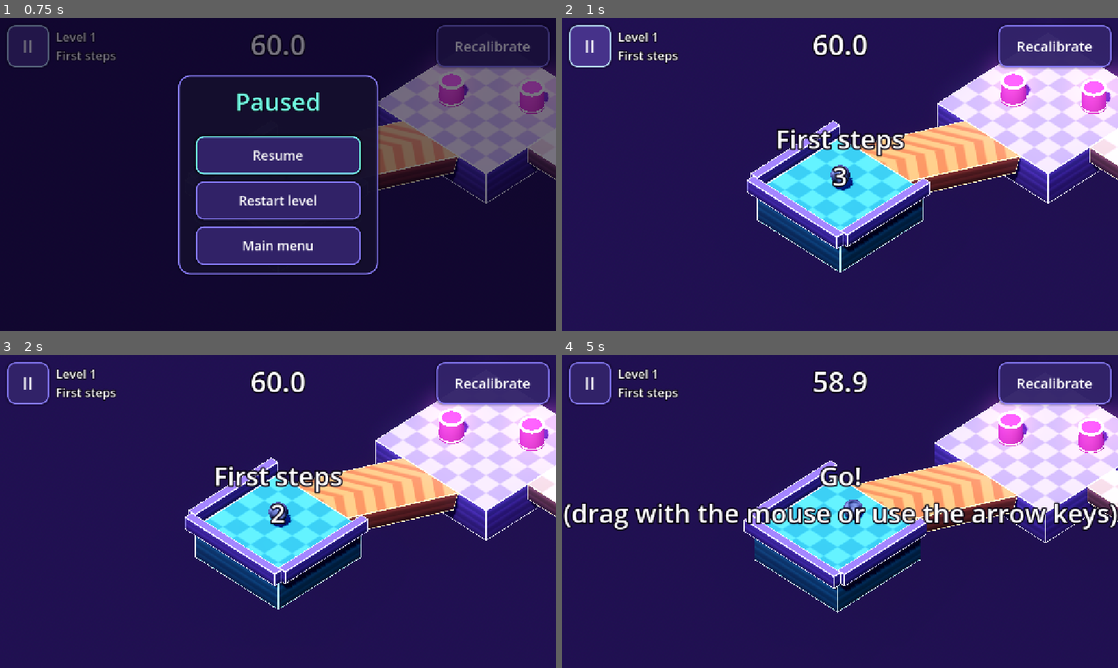
Above: before the commit, frames 1-4 (two rows, left to right).
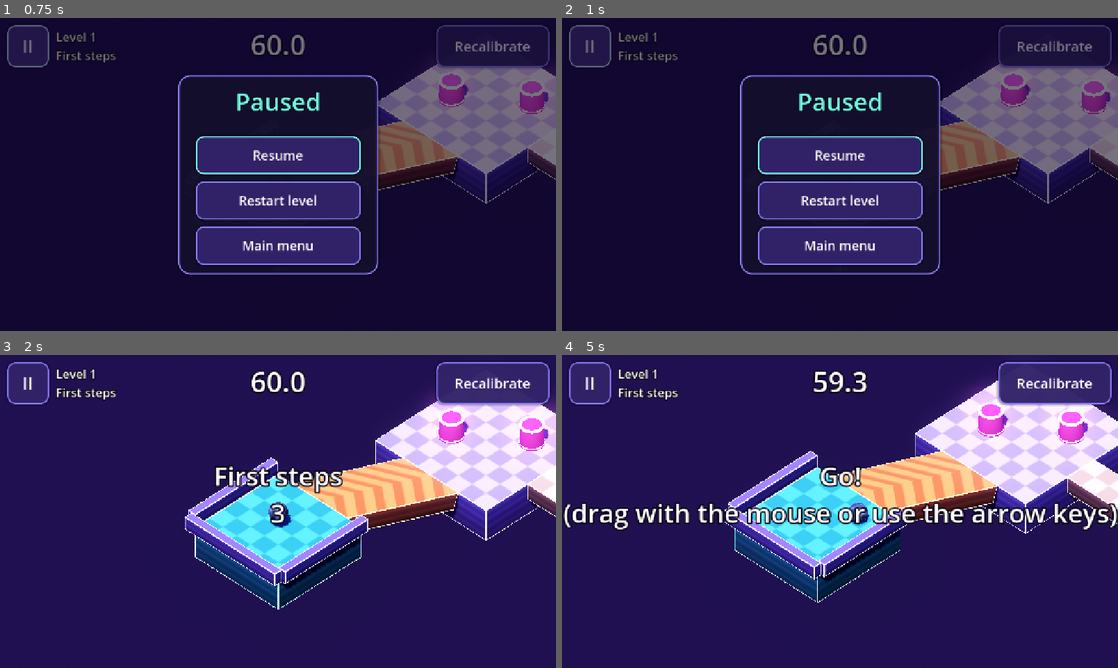
Above: after the commit, the same moments.

Repository: HernanDiaz/carreras-de-canicas
Game: Godot game, scene res://tools/smoke_test.tscn
Same seed, same stepped clock (60 frames per second), same inputs: the game is played once before the commit and once after it. This scene is started directly instead of the project's main scene.
Inputs (mouse positions are in pixels of both pictures, inside the frame that each line leads up to):
- Up to frame 1 (0.75 s): click "II" at 0.5 s
- Up to frame 2 (1 s): no input
- Up to frame 3 (2 s): click (278, 492) at 1.25 s, where only the run after the commit has a clickable "Resume"
- Up to frame 4 (5 s): click "Recalibrate" at 2 s; tap Enter at 2.75 s; move the mouse to (962, 495) at 2.77 s; hold Right (ui_right) 2.78-3.5 s; click (962, 495) at 2.92 s; tap Space at 3.5 s; drag from (728, 527) to (812, 574) at 3.52 s; move the mouse to (895, 442) at 4.27 s; hold Right (ui_right) from 4.28 s (still down)

Frame 1 is identical in both runs. In frame 2, 97% of the frame differs, in the area x 0-100%, y 0-100%; in frame 3, 0.1%; in frame 4, 19%.

Commit message:
La música baja en la pausa y vuelve al reanudar
Co-Authored-By: Claude Opus 5.5 <noreply@anthropic.com>

Diff:
--- a/scripts/audio.gd
+++ b/scripts/audio.gd
@@ -28,12 +28,15 @@
 ## Volumen de la música (más baja que los efectos para que no canse).
 const MUSIC_DB := -9.0
 const VOICES := 10
+## Cuánto baja la música con el juego en pausa.
+const DUCK_DB := -10.0
 
 var _voices: Array[AudioStreamPlayer] = []
 var _next_voice := 0
 var _music: AudioStreamPlayer
 var _music_name := ""
 var _music_tween: Tween
+var _duck_tween: Tween
 
 
 func _ready() -> void:
@@ -107,6 +110,17 @@
 		_music_tween.tween_property(_music, "volume_db", MUSIC_DB, 0.8)
 
 
+## Baja la música (pausa) o la devuelve a su volumen, con un fundido corto. Actúa sobre el bus,
+## así no se pelea con los fundidos de play_music().
+func duck_music(on: bool) -> void:
+	var bus := AudioServer.get_bus_index(MUSIC_BUS)
+	if _duck_tween != null and _duck_tween.is_valid():
+		_duck_tween.kill()
+	_duck_tween = create_tween()
+	_duck_tween.tween_method(func(db: float) -> void: AudioServer.set_bus_volume_db(bus, db),
+		AudioServer.get_bus_volume_db(bus), DUCK_DB if on else 0.0, 0.3)
+
+
 ## Reproductor propio para un sonido continuo (rodar), que controla quien lo crea.
 func make_loop(sound_name: String) -> AudioStreamPlayer:
 	var player := AudioStreamPlayer.new()
--- a/scripts/game.gd
+++ b/scripts/game.gd
@@ -371,6 +371,7 @@
 		_show_overlay(tr("RACE_IN_PROGRESS"), tr("RACE_CONTINUES"), [[keep, _resume], [tr("LEAVE_RACE"), _leave_race]])
 		return
 	get_tree().paused = true
+	Audio.duck_music(true)
 	# Recordatorio de lo que hay que batir: récord y tiempo de la siguiente estrella.
 	var index := GameState.current_level
 	var goal := ""
@@ -386,6 +387,7 @@
 func _resume() -> void:
 	_close_overlay()
 	get_tree().paused = false
+	Audio.duck_music(false)
 	if state == State.PLAYING:
 		# Al volver puede que sujetes el móvil de otra forma.
 		marble.calibrate()
@@ -393,6 +395,7 @@
 
 func _restart() -> void:
 	get_tree().paused = false
+	Audio.duck_music(false)
 	get_tree().reload_current_scene()
 
 
--- a/scripts/game_state.gd
+++ b/scripts/game_state.gd
@@ -88,12 +88,14 @@
 	Net.leave()
 	current_level = index
 	get_tree().paused = false
+	Audio.duck_music(false)
 	get_tree().change_scene_to_file(GAME_SCENE)
 
 
 func go_to_menu(screen := "levels") -> void:
 	open_screen = screen
 	get_tree().paused = false
+	Audio.duck_music(false)
 	get_tree().change_scene_to_file(MENU_SCENE)
 
 
--- a/tools/smoke_test.gd
+++ b/tools/smoke_test.gd
@@ -189,7 +189,16 @@
 		game.notification(NOTIFICATION_APPLICATION_FOCUS_OUT)
 		if not get_tree().paused or game._overlay == null:
 			_failures.append("nivel 1: no se pausa al ir al fondo en la cuenta atrás")
+		var music_bus := AudioServer.get_bus_index(Audio.MUSIC_BUS)
+		for _i in 30:
+			await get_tree().process_frame
+		if AudioServer.get_bus_volume_db(music_bus) > -5.0:
+			_failures.append("nivel 1: la música no baja en la pausa")
 		game._resume()
+		for _i in 30:
+			await get_tree().process_frame
+		if absf(AudioServer.get_bus_volume_db(music_bus)) > 0.5:
+			_failures.append("nivel 1: la música no vuelve a su volumen al reanudar")
 	# Cuenta atrás (3 s a 60 fps fijos) y un rato rodando sin tocar nada.
 	var frames := 0
 	while game.state != game.State.PLAYING and frames < 400:
